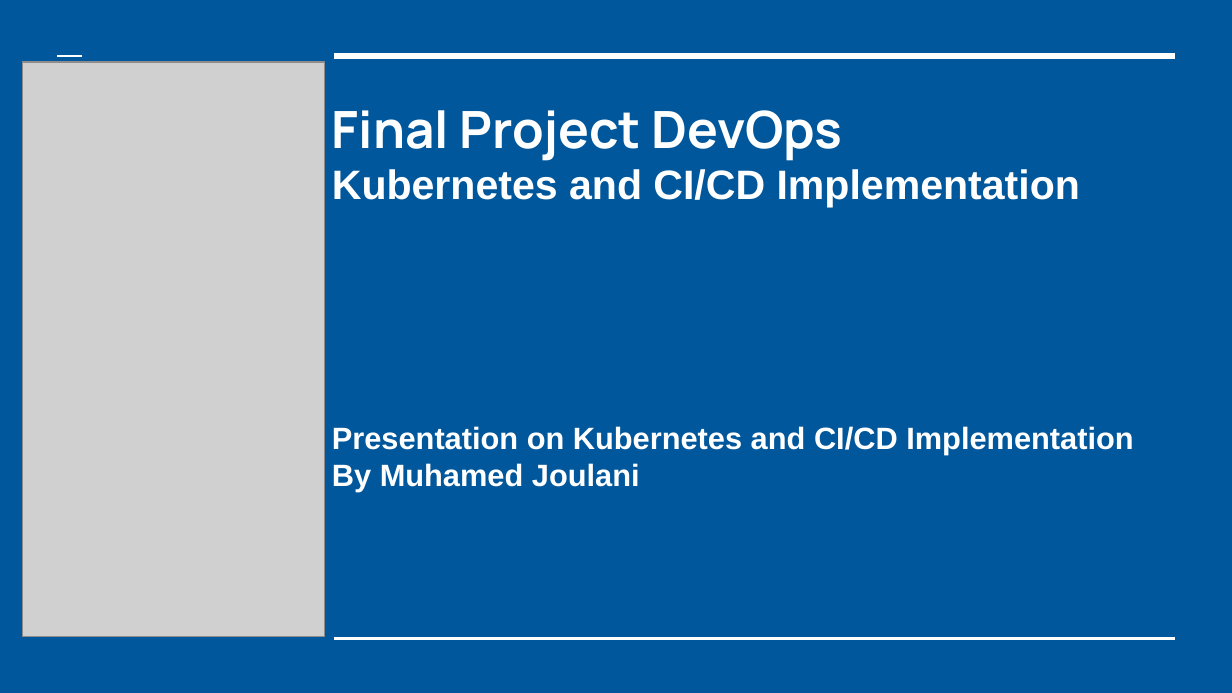
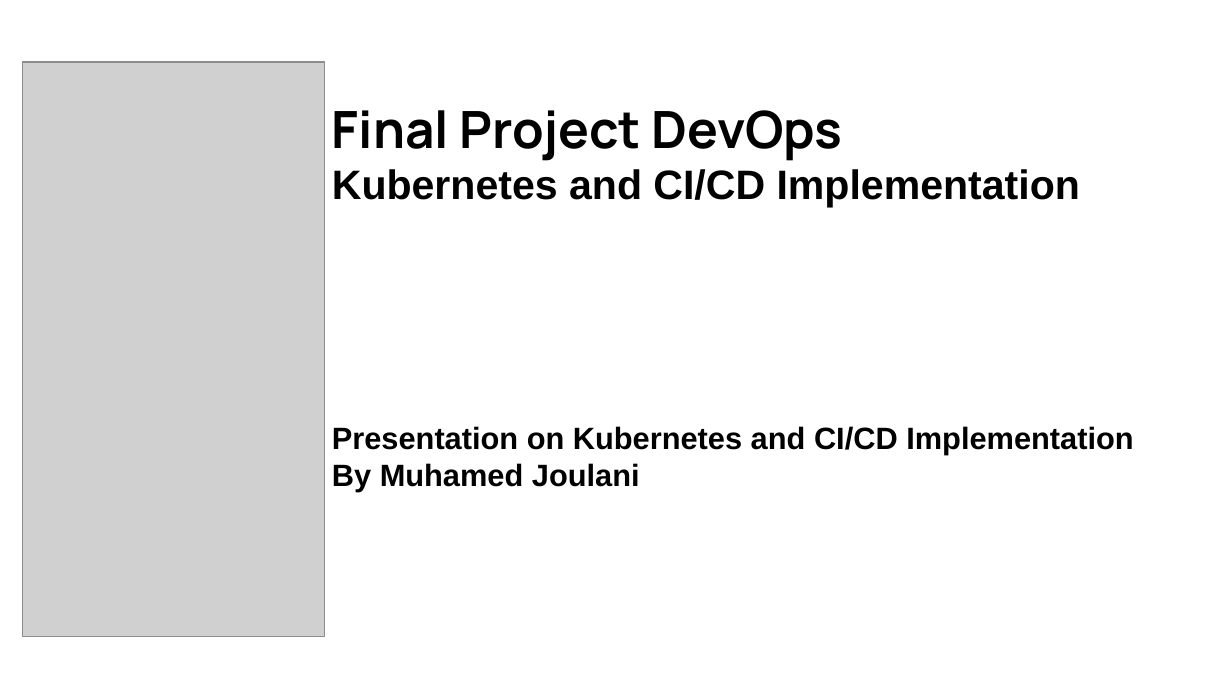
Before and after one commit to AlexeyMihaylovDev/atech-devops-nov-2023, a slide deck: slide 1 of final_project/project-presentation/final project presentation.pptx. Drawn at 1232x693 pixels with LibreOffice and Linux fonts; fonts in the diff are those of the drawing; grey boxes stand for pictures. Boxes give left, top, right and bottom in pixels: in the first picture for what was removed or moved away, otherwise in the second. Text is boxed around its words. In the diff, an @@ line names an element or a change of style, - is before the commit and + after.

```diff
--- a/final_project/project-presentation/final project presentation.pptx
+++ b/final_project/project-presentation/final project presentation.pptx
@@ background #01579B to #FFFFFF @@
@@ title "Final Project DevOps" at box(332, 110, 1080, 208): text colour #FFFFFF to #000000 @@
@@ subtitle "Presentation on Kubernetes and CI/CD ..." at box(332, 426, 1133, 492): text colour #FFFFFF to #000000 @@
```
Also in this commit, not shown: 10 other slides changed, 1 other file.
